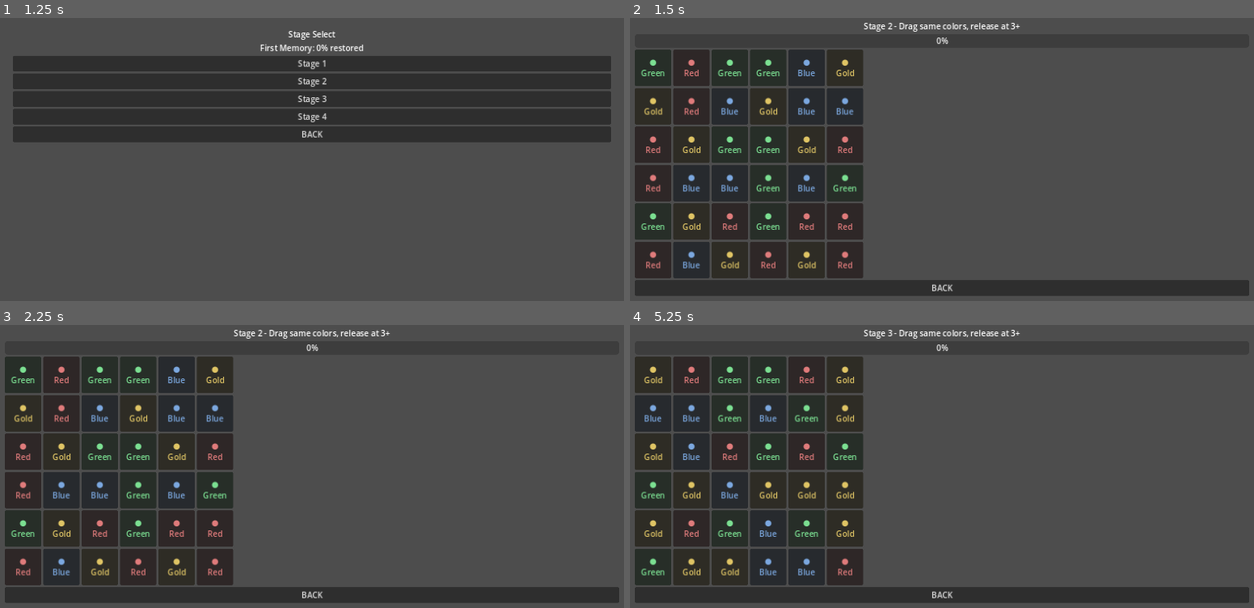
Above: before the commit, frames 1-4 (two rows, left to right).
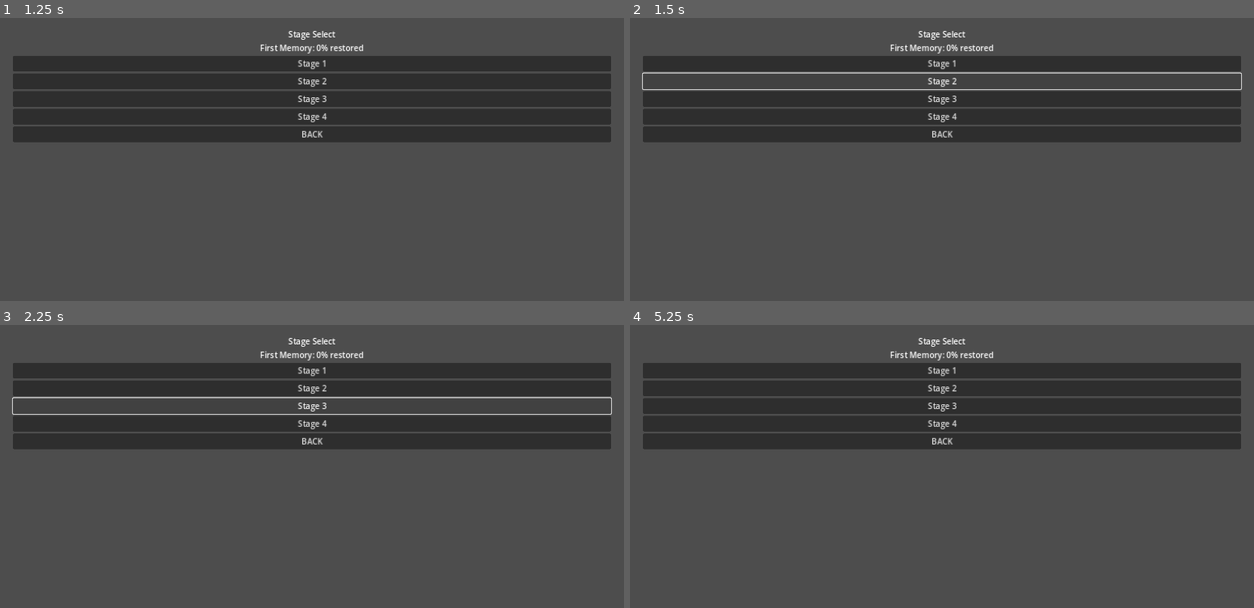
Above: after the commit, the same moments.

Repository: uzupiyo/Lost-Memoria
Game: Godot game, scene res://scenes/title/title.tscn
The game is run twice, just before and just after one commit, with the same random seed, the same clock (stepped at 60 frames per second) and the same inputs.
Inputs (mouse positions are in pixels of both pictures, inside the frame that each line leads up to):
- Up to frame 1 (1.25 s): click "START" at 0.5 s
- Up to frame 2 (1.5 s): click "Stage 2" at 1.25 s
- Up to frame 3 (2.25 s): click (312, 407) at 2 s, where only the run after the commit has a clickable "Stage 3"
- Up to frame 4 (5.25 s): click (942, 424) at 2.75 s, where only the run after the commit has a clickable "Stage 4"; click "BACK" at 3.5 s; click (942, 407) at 4.25 s, where only the run before the commit has a clickable "Stage 3"; click (942, 491) at 5 s, where only the run after the commit has a clickable "START"

Frame 1 is identical in both runs. In frame 2, 39% of the frame differs, in the area x 0-100%, y 1-98%; in frame 3, 40%; in frame 4, 41%.
Error after the commit: Cannot call method 'get_children' on a null value. (res://scripts/stage_select.gd:9)

Commit message:
Support multiple stills in stage select

Diff:
--- a/scripts/stage_select.gd
+++ b/scripts/stage_select.gd
@@ -1,27 +1,44 @@
 extends Control
 
-@onready var progress_label: Label = %ProgressLabel
+@onready var still_list: VBoxContainer = %StillList
 
 func _ready() -> void:
-	_update_progress()
+	_build_stage_list()
 
-func _update_progress() -> void:
-	progress_label.text = "First Memory: %d%% restored" % GameState.get_unlock_percent("rin_001")
+func _build_stage_list() -> void:
+	for child in still_list.get_children():
+		child.queue_free()
+	for still_id in GameState.get_all_still_ids():
+		var data := GameState.get_still_data(still_id)
+		var title := str(data.get("title", still_id))
+		var percent := GameState.get_unlock_percent(still_id)
 
-func _on_stage_1_pressed() -> void:
-	_start_stage(0)
+		var panel := PanelContainer.new()
+		panel.custom_minimum_size = Vector2(0, 96)
+		still_list.add_child(panel)
 
-func _on_stage_2_pressed() -> void:
-	_start_stage(1)
+		var row := VBoxContainer.new()
+		panel.add_child(row)
 
-func _on_stage_3_pressed() -> void:
-	_start_stage(2)
+		var label := Label.new()
+		label.text = "%s - %d%% restored" % [title, percent]
+		label.horizontal_alignment = HORIZONTAL_ALIGNMENT_CENTER
+		row.add_child(label)
 
-func _on_stage_4_pressed() -> void:
-	_start_stage(3)
+		var button_row := HBoxContainer.new()
+		button_row.alignment = BoxContainer.ALIGNMENT_CENTER
+		row.add_child(button_row)
 
-func _start_stage(stage_index: int) -> void:
-	GameState.select_stage("rin_001", stage_index)
+		var total_stages := int(data.get("total_stages", GameState.STILL_STAGE_COUNT))
+		for stage_index in total_stages:
+			var button := Button.new()
+			button.text = "Stage %d" % (stage_index + 1)
+			button.disabled = stage_index > int(data.get("unlocked_stages", 0))
+			button.pressed.connect(_start_stage.bind(still_id, stage_index))
+			button_row.add_child(button)
+
+func _start_stage(still_id: String, stage_index: int) -> void:
+	GameState.select_stage(still_id, stage_index)
 	get_tree().change_scene_to_file("res://scenes/puzzle/puzzle.tscn")
 
 func _on_back_pressed() -> void:
